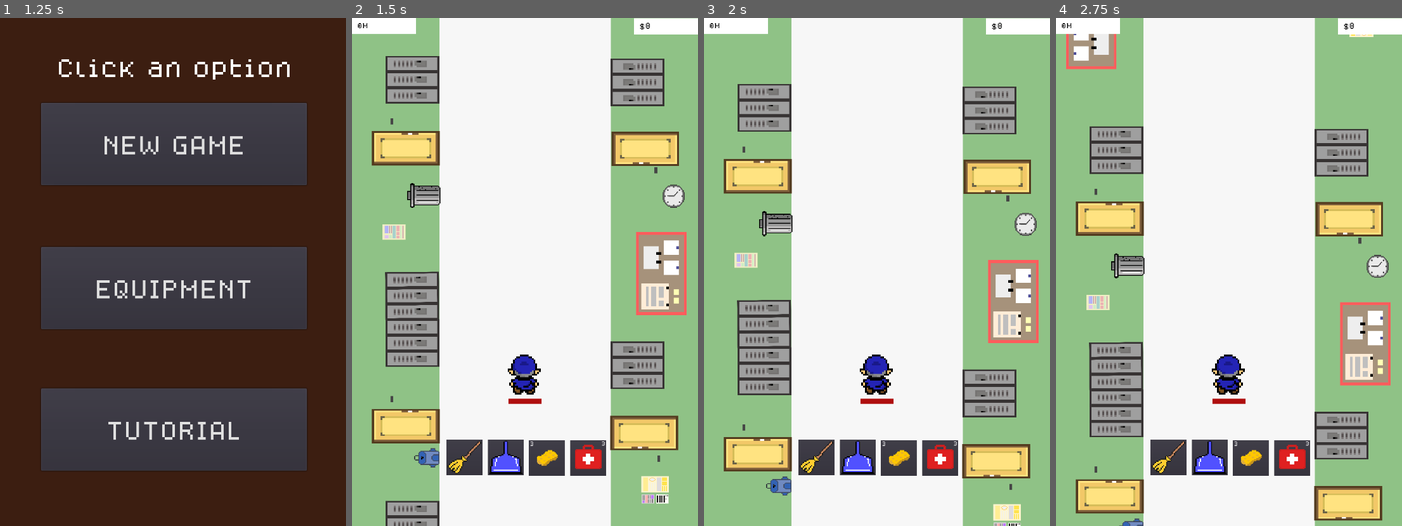
Above: before the commit, frames 1-4 (left to right).
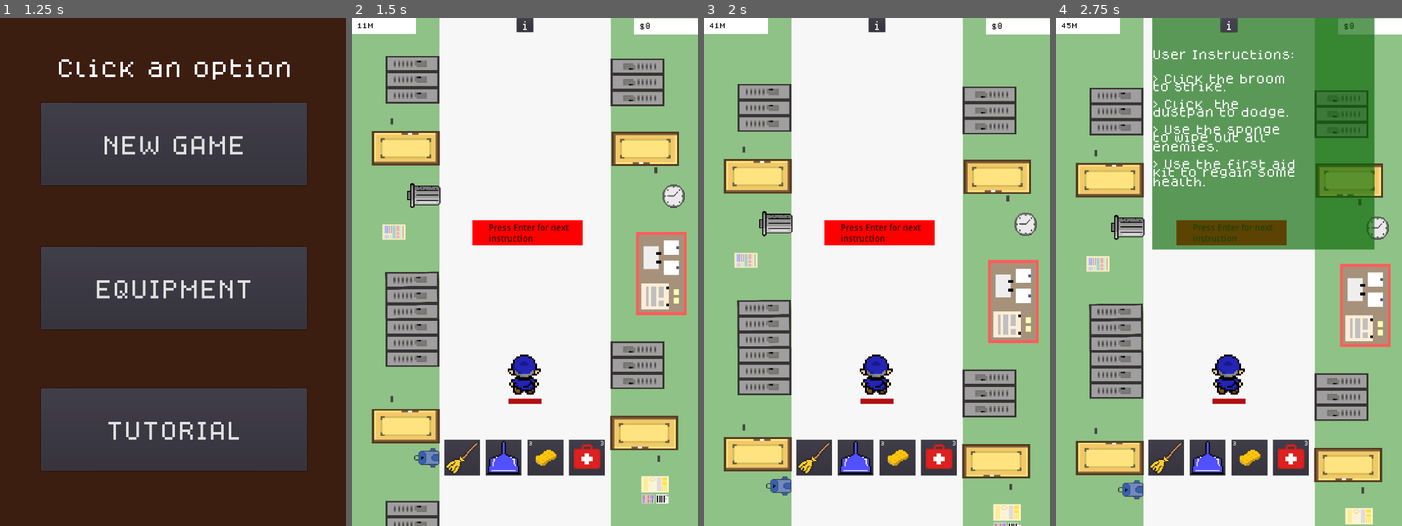
Above: after the commit, the same moments.

Repository: TheBroham7/Project-Sweep
Game: Godot game, scene res://scenes/title_screen.tscn
Same seed, same stepped clock (60 frames per second), same inputs: the game is played once before the commit and once after it.
Inputs (mouse positions are in pixels of both pictures, inside the frame that each line leads up to):
- Up to frame 1 (1.25 s): click "Click to Start" at 0.5 s
- Up to frame 2 (1.5 s): click "TUTORIAL" at 1.25 s
- Up to frame 3 (2 s): no input
- Up to frame 4 (2.75 s): click (1229, 23) at 2 s, where only the run after the commit has a clickable "i"

Frame 1 is identical in both runs. In frame 2, 2.7% of the frame differs, in the area x 1-74%, y 0-91%; in frame 3, 2.7%; in frame 4, 50%, in the area x 1-97%, y 0-100%.

Commit message:
interactive tutorial
created a tutorial that walks through each button

Diff:
--- a/project.godot
+++ b/project.godot
@@ -74,6 +74,11 @@
 , Object(InputEventKey,"resource_local_to_scene":false,"resource_name":"","device":0,"alt":false,"shift":false,"control":false,"meta":false,"command":false,"pressed":false,"scancode":68,"physical_scancode":0,"unicode":0,"echo":false,"script":null)
  ]
 }
+next={
+"deadzone": 0.5,
+"events": [ Object(InputEventKey,"resource_local_to_scene":false,"resource_name":"","device":0,"alt":false,"shift":false,"control":false,"meta":false,"command":false,"pressed":false,"scancode":16777221,"physical_scancode":0,"unicode":0,"echo":false,"script":null)
+ ]
+}
 
 [physics]
 
--- a/scenes/Tutorial.tscn
+++ b/scenes/Tutorial.tscn
@@ -1,31 +1,283 @@
-[gd_scene load_steps=7 format=2]
-
-[ext_resource path="res://scenes/player.tscn" type="PackedScene" id=1]
-[ext_resource path="res://scenes/HUD.tscn" type="PackedScene" id=2]
-[ext_resource path="res://scenes/school_background.tscn" type="PackedScene" id=3]
-[ext_resource path="res://scenes/weapon_buttons.tscn" type="PackedScene" id=4]
-[ext_resource path="res://scenes/power_ups.tscn" type="PackedScene" id=5]
-[ext_resource path="res://scenes/tutorial.gd" type="Script" id=6]
+[gd_scene load_steps=12 format=2]
+
+[ext_resource path="res://scenes/school_background.tscn" type="PackedScene" id=1]
+[ext_resource path="res://scenes/player.tscn" type="PackedScene" id=2]
+[ext_resource path="res://scenes/HUD.tscn" type="PackedScene" id=3]
+[ext_resource path="res://scenes/tutorial.gd" type="Script" id=4]
+[ext_resource path="res://scenes/weapon_buttons.tscn" type="PackedScene" id=5]
+[ext_resource path="res://scenes/power_ups.tscn" type="PackedScene" id=6]
+[ext_resource path="res://scripts/Pause.gd" type="Script" id=7]
+[ext_resource path="res://assets/music/gameover.wav" type="AudioStream" id=8]
+[ext_resource path="res://assets/fonts/dogica/OTF/dogicapixel.otf" type="DynamicFontData" id=9]
+
+[sub_resource type="DynamicFont" id=1]
+size = 32
+font_data = ExtResource( 9 )
+
+[sub_resource type="DynamicFont" id=2]
+size = 32
+outline_size = 5
+outline_color = Color( 0, 0, 0, 1 )
+font_data = ExtResource( 9 )
 
 [node name="tutorial" type="Node2D"]
-script = ExtResource( 6 )
-
-[node name="SchoolBackground" parent="." instance=ExtResource( 3 )]
-
-[node name="Player" parent="." instance=ExtResource( 1 )]
+script = ExtResource( 4 )
+__meta__ = {
+"_edit_horizontal_guides_": [  ],
+"_edit_vertical_guides_": [  ]
+}
+
+[node name="SchoolBackground" parent="." instance=ExtResource( 1 )]
+__meta__ = {
+"_edit_horizontal_guides_": [ 6384.0 ],
+"_edit_vertical_guides_": [  ]
+}
+
+[node name="Player" parent="." instance=ExtResource( 2 )]
 position = Vector2( 540, 1112 )
 
-[node name="weapon_buttons" parent="." instance=ExtResource( 4 )]
-position = Vector2( 295, 919 )
+[node name="HUD" parent="." instance=ExtResource( 3 )]
+
+[node name="MobTimer" type="Timer" parent="."]
+wait_time = 0.1
+
+[node name="Explanation1" type="ColorRect" parent="."]
+visible = false
+modulate = Color( 1, 0, 0, 1 )
+margin_left = 161.0
+margin_top = 1212.0
+margin_right = 501.0
+margin_bottom = 1284.0
+
+[node name="Label" type="Label" parent="Explanation1"]
+self_modulate = Color( 0, 0, 0, 1 )
+margin_left = 68.0
+margin_top = 24.0
+margin_right = 172.0
+margin_bottom = 38.0
+rect_scale = Vector2( 2, 2 )
+text = "Press 1 to swing"
+
+[node name="ColorRect" type="ColorRect" parent="Explanation1/Label"]
+modulate = Color( 1, 0, 0, 1 )
+margin_left = 21.0
+margin_top = 31.5
+margin_right = 93.0
+margin_bottom = 100.5
+
+[node name="StartLabel" type="ColorRect" parent="."]
+modulate = Color( 1, 0, 0, 1 )
+margin_left = 376.0
+margin_top = 629.0
+margin_right = 720.0
+margin_bottom = 707.0
+
+[node name="Label" type="Label" parent="StartLabel"]
+self_modulate = Color( 0, 0, 0, 1 )
+margin_left = 51.0
+margin_top = 11.0
+margin_right = 179.0
+margin_bottom = 42.0
+rect_scale = Vector2( 2, 2 )
+text = "Press Enter for next instruction"
+valign = 1
+autowrap = true
+
+[node name="Explanation2" type="ColorRect" parent="."]
+visible = false
+modulate = Color( 1, 0, 0, 1 )
+margin_left = 292.0
+margin_top = 1212.0
+margin_right = 632.0
+margin_bottom = 1284.0
+
+[node name="Label" type="Label" parent="Explanation2"]
+self_modulate = Color( 0, 0, 0, 1 )
+margin_left = 68.0
+margin_top = 24.0
+margin_right = 172.0
+margin_bottom = 38.0
+rect_scale = Vector2( 2, 2 )
+text = "Press 2 to block"
+
+[node name="ColorRect" type="ColorRect" parent="Explanation2/Label"]
+modulate = Color( 1, 0, 0, 1 )
+margin_left = 20.5
+margin_top = 31.0
+margin_right = 92.5
+margin_bottom = 100.0
+
+[node name="Explanation3" type="ColorRect" parent="."]
+visible = false
+modulate = Color( 1, 0, 0, 1 )
+margin_left = 462.0
+margin_top = 1173.0
+margin_right = 712.0
+margin_bottom = 1283.0
+
+[node name="Label" type="Label" parent="Explanation3"]
+self_modulate = Color( 0, 0, 0, 1 )
+margin_left = 5.0
+margin_top = 7.0
+margin_right = 125.0
+margin_bottom = 55.0
+rect_scale = Vector2( 2, 2 )
+text = "Press 3 to use sponge and clear all rats"
+align = 1
+autowrap = true
+
+[node name="ColorRect" type="ColorRect" parent="Explanation3/Label"]
+modulate = Color( 1, 0, 0, 1 )
+margin_left = 32.0
+margin_top = 59.0
+margin_right = 104.0
+margin_bottom = 128.0
+
+[node name="Explanation4" type="ColorRect" parent="."]
+modulate = Color( 1, 0, 0, 1 )
+margin_left = 591.0
+margin_top = 1173.0
+margin_right = 896.0
+margin_bottom = 1283.0
+
+[node name="Label" type="Label" parent="Explanation4"]
+self_modulate = Color( 0, 0, 0, 1 )
+margin_left = 17.0
+margin_top = 7.0
+margin_right = 158.0
+margin_bottom = 55.0
+rect_scale = Vector2( 2, 2 )
+text = "Press 4 to use first aid kit and replenish your health"
+align = 1
+autowrap = true
+
+[node name="ColorRect" type="ColorRect" parent="Explanation4/Label"]
+modulate = Color( 1, 0, 0, 1 )
+margin_left = 26.0
+margin_top = 59.5
+margin_right = 98.0
+margin_bottom = 128.5
+
+[node name="Explanation5" type="ColorRect" parent="."]
+visible = false
+modulate = Color( 1, 0, 0, 1 )
+margin_left = 372.0
+margin_top = 489.0
+margin_right = 677.0
+margin_bottom = 599.0
+
+[node name="Label" type="Label" parent="Explanation5"]
+self_modulate = Color( 0, 0, 0, 1 )
+margin_left = 17.0
+margin_top = 7.0
+margin_right = 158.0
+margin_bottom = 55.0
+rect_scale = Vector2( 2, 2 )
+text = "Press the arrow keys to move side to side and dodge"
+align = 1
+autowrap = true
+
+[node name="power_ups" parent="." instance=ExtResource( 6 )]
+position = Vector2( 548, 920 )
 scale = Vector2( 0.7, 0.7 )
 
-[node name="power_ups" parent="." instance=ExtResource( 5 )]
-position = Vector2( 552, 921 )
+[node name="weapon_buttons" parent="." instance=ExtResource( 5 )]
+position = Vector2( 288, 920 )
 scale = Vector2( 0.7, 0.7 )
 
-[node name="HUD" parent="." instance=ExtResource( 2 )]
-
-[node name="mob_timer" type="Timer" parent="."]
-wait_time = 0.1
-
-[connection signal="timeout" from="mob_timer" to="." method="_on_mob_timer_timeout"]
+[node name="BossSpawnPoint" type="Position2D" parent="."]
+position = Vector2( 540, 96 )
+
+[node name="pause_button" type="CanvasLayer" parent="."]
+layer = 100
+
+[node name="Button" type="Button" parent="pause_button"]
+anchor_left = 0.5
+anchor_right = 0.5
+margin_left = -26.0
+margin_right = 26.0
+margin_bottom = 44.0
+custom_fonts/font = SubResource( 1 )
+text = "i"
+
+[node name="Pause" type="Control" parent="pause_button/Button"]
+pause_mode = 2
+visible = false
+margin_right = 486.0
+margin_bottom = 4123.0
+script = ExtResource( 7 )
+
+[node name="Background" type="ColorRect" parent="pause_button/Button/Pause"]
+margin_left = -214.0
+margin_right = 480.0
+margin_bottom = 720.0
+color = Color( 0.0352941, 0.403922, 0.0235294, 0.658824 )
+
+[node name="RichTextLabel" type="RichTextLabel" parent="pause_button/Button/Pause/Background"]
+margin_right = 476.0
+margin_bottom = 4142.0
+custom_fonts/mono_font = SubResource( 1 )
+custom_fonts/bold_italics_font = SubResource( 1 )
+custom_fonts/italics_font = SubResource( 1 )
+custom_fonts/bold_font = SubResource( 1 )
+custom_fonts/normal_font = SubResource( 1 )
+text = "
+
+
+
+User Instructions:
+
+
+> Click the broom to strike.
+
+> Click  the dustpan to dodge.
+
+> Use the sponge to wipe out all enemies.
+
+> Use the first aid kit to regain some health.
+"
+
+[node name="button_dupe" type="Button" parent="pause_button/Button/Pause"]
+margin_right = 52.0
+margin_bottom = 44.0
+custom_fonts/font = SubResource( 1 )
+text = "i"
+
+[node name="GameOver" type="AudioStreamPlayer" parent="."]
+stream = ExtResource( 8 )
+
+[node name="WaitTime" type="Timer" parent="."]
+wait_time = 1.5
+
+[node name="Game_over" type="Label" parent="."]
+margin_left = 416.0
+margin_top = 672.0
+margin_right = 660.0
+margin_bottom = 735.0
+custom_fonts/font = SubResource( 2 )
+text = "GAME OVER"
+
+[node name="Stage_clear" type="Label" parent="."]
+visible = false
+margin_left = 100.0
+margin_top = 311.0
+margin_right = 364.0
+margin_bottom = 374.0
+custom_fonts/font = SubResource( 2 )
+text = "STAGE CLEAR"
+
+[connection signal="boss_is_spawned" from="." to="Player" method="_on_main_boss_is_spawned"]
+[connection signal="body_entered" from="Player" to="Player" method="_on_Player_body_entered"]
+[connection signal="dead" from="Player" to="." method="game_over"]
+[connection signal="update_coins" from="Player" to="HUD" method="_on_Player_update_coins"]
+[connection signal="update_first_aid_count" from="Player" to="power_ups" method="_on_Player_update_first_aid_count"]
+[connection signal="boss_spawn" from="HUD" to="." method="_on_HUD_boss_spawn"]
+[connection signal="stop_scroll" from="HUD" to="SchoolBackground" method="_on_HUD_stop_scroll"]
+[connection signal="timeout" from="MobTimer" to="." method="_on_MobTimer_timeout"]
+[connection signal="first_aid" from="power_ups" to="Player" method="_on_power_ups_first_aid"]
+[connection signal="sponge" from="power_ups" to="power_ups" method="_on_power_ups_sponge"]
+[connection signal="block" from="weapon_buttons" to="Player" method="_on_weapon_buttons_block"]
+[connection signal="swing" from="weapon_buttons" to="Player" method="_on_weapon_buttons_swing"]
+[connection signal="pressed" from="pause_button/Button" to="pause_button/Button/Pause" method="_on_Button_pressed"]
+[connection signal="pressed" from="pause_button/Button/Pause/button_dupe" to="pause_button/Button/Pause" method="_on_button_dupe_pressed"]
+[connection signal="timeout" from="WaitTime" to="." method="_on_WaitTime_timeout"]
--- a/scenes/tutorial.gd
+++ b/scenes/tutorial.gd
@@ -1,13 +1,73 @@
 extends Node2D
 
+export (float) var spawnTime = rand_range(0.2, 1.0)
 var rat = preload("res://scenes/Rat.tscn")
+var classroom_boss = preload("res://scenes/classroom_boss.tscn")
+signal boss_is_spawned
 var spawnList = [Vector2(415,-20), Vector2(540, -20), Vector2(665,-20)]
-export (float) var spawnTime = rand_range(0.1, 1.0)
+onready var current_explanation = $StartLabel
 
-func _on_mob_timer_timeout():
+func _ready():
+	$Explanation1.hide()
+	$Explanation2.hide()
+	$Explanation3.hide()
+	$Explanation4.hide()
+	$Explanation5.hide()
+	$Game_over.hide()
+
+func _on_MobTimer_timeout():
 	# Spawn rat
 	var newRat= rat.instance()
 	newRat.position = spawnList[randi() % spawnList.size()]
 	add_child(newRat)
-	$mob_timer.wait_time = spawnTime
-	$mob_timer.start()
+	$MobTimer.wait_time = spawnTime
+	$MobTimer.start()
+
+func _process(_delta):
+	$HUD.update_score()
+	if Input.is_action_just_pressed("next"):
+		explanation()
+
+func explanation():
+	current_explanation.hide()
+	if current_explanation == $Explanation5:
+		$MobTimer.start()
+		return
+	if current_explanation == $StartLabel:
+		current_explanation = $Explanation1
+	elif current_explanation == $Explanation1:
+		current_explanation = $Explanation2
+	elif current_explanation == $Explanation2:
+		current_explanation = $Explanation3
+	elif current_explanation == $Explanation3:
+		current_explanation = $Explanation4
+	elif current_explanation == $Explanation4:
+		current_explanation = $Explanation5
+	current_explanation.show()
+
+
+func _on_HUD_boss_spawn():
+	# Spawn boss
+	$MobTimer.stop()
+	$SchoolBackground/Music.stop()
+	$SchoolBackground/BossMusic.play()
+	get_tree().call_group("rats", "queue_free")
+	var boss = classroom_boss.instance()
+	boss.position = $BossSpawnPoint.position
+	add_child(boss)
+	emit_signal("boss_is_spawned")
+
+
+
+
+func game_over():
+	$Game_over.show()
+	$WaitTime.start()
+	set_process(false)
+	$MobTimer.stop()
+	$GameOver.play()
+
+
+
+func _on_WaitTime_timeout():
+	get_tree().change_scene("res://scenes/main_menu.tscn")
--- a/scripts/main_menu.gd
+++ b/scripts/main_menu.gd
@@ -7,7 +7,7 @@
 	get_tree().change_scene("res://scenes/main.tscn")
 
 func _on_tutorial_pressed():
-	get_tree().change_scene("res://scenes/Tutorial.tscn")
+	get_tree().change_scene("res://scenes/tutorial.tscn")
 
 func _on_equipment_pressed():
 	get_tree().change_scene("res://scenes/equipment.tscn")
Not shown, added: builds/mac/mac.zip
Not shown, changed: builds/windows/windows.pck
